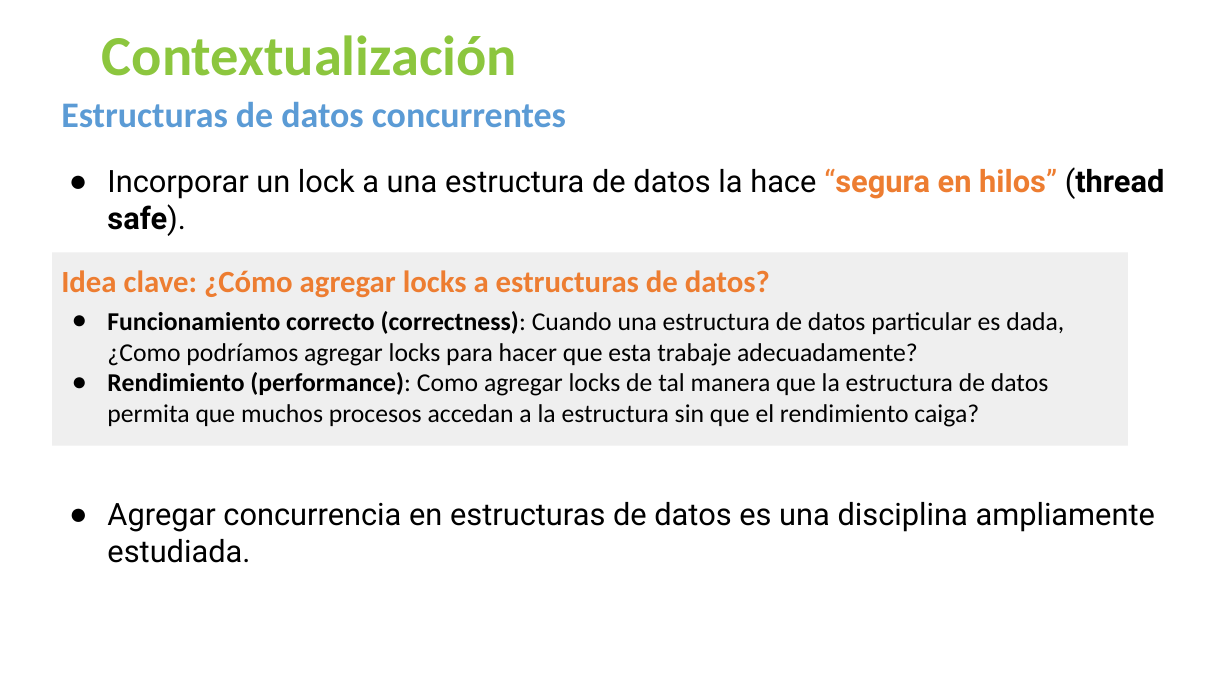
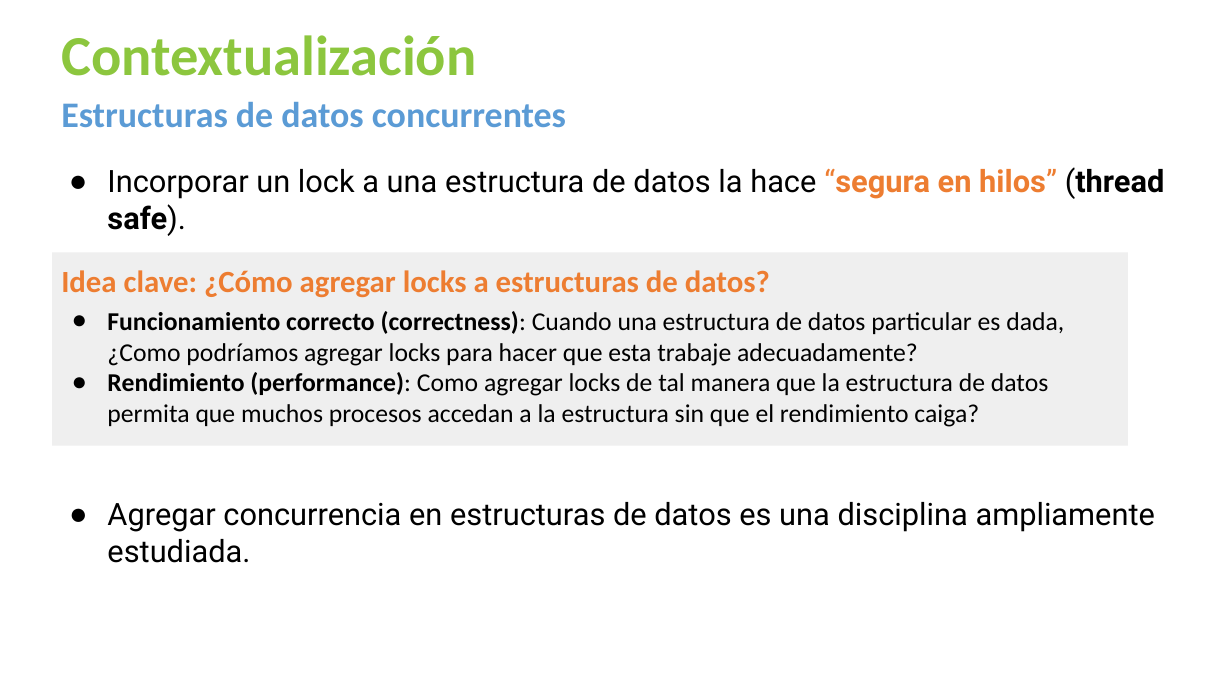
Before and after one commit to udea-so/apuntes_2026-2_SO-virtual, a slide deck: slide 3 of clase_16/SO_apuntes_clase_16.pptx. Drawn at 1232x693 pixels with LibreOffice and Linux fonts; fonts in the diff are those of the drawing. Boxes give left, top, right and bottom in pixels: in the first picture for what was removed or moved away, otherwise in the second. Text is boxed around its words. In the diff, an @@ line names an element or a change of style, - is before the commit and + after.

```diff
--- a/clase_16/SO_apuntes_clase_16.pptx
+++ b/clase_16/SO_apuntes_clase_16.pptx
@@ title "Contextualización": place and size @@
-title "Contextualización" at (102, 35, 517, 76)
+title "Contextualización" at (61, 35, 476, 76)
```
Also in this commit, not shown: 1 other slide changed, 1 other file.
